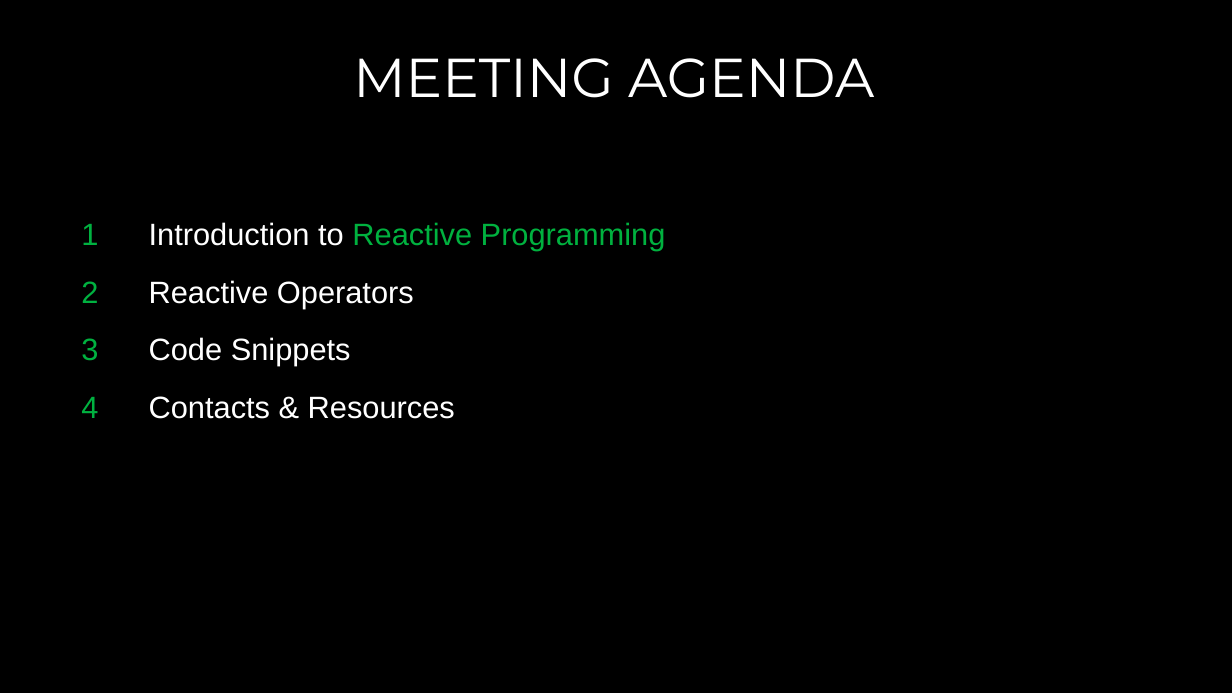
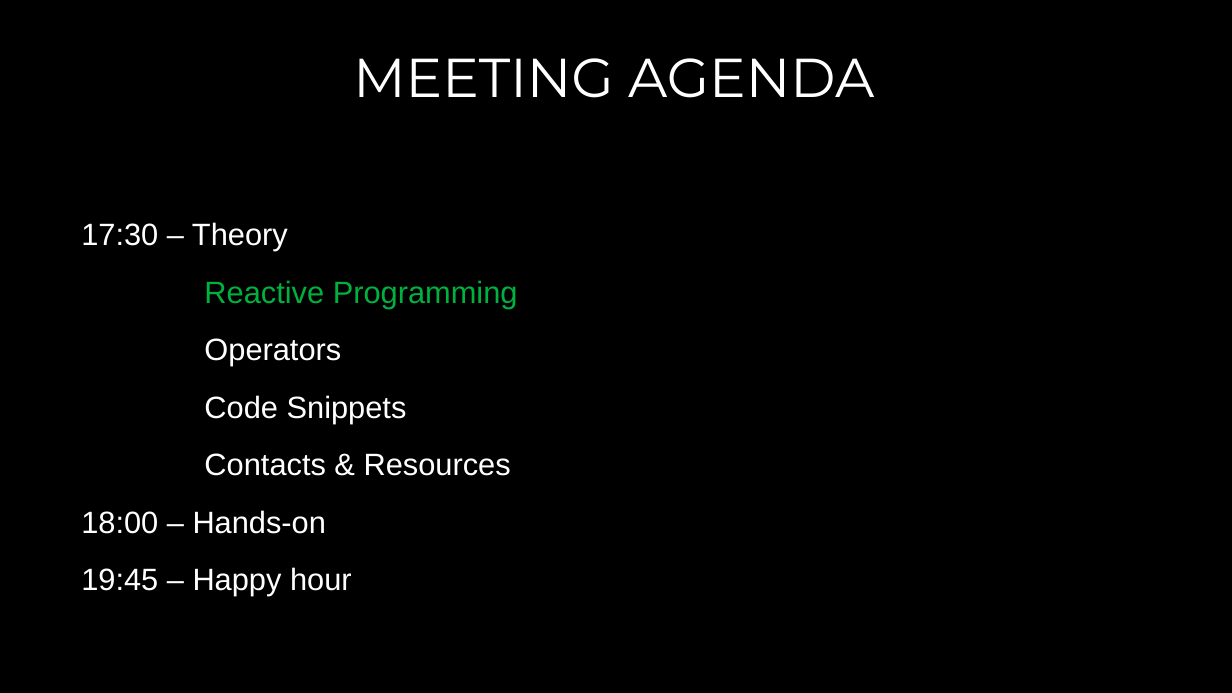
Before and after one commit to Garolla/LabCamp, a slide deck: slide 2 of RxSwift.pptx. Drawn at 1232x693 pixels with LibreOffice and Linux fonts; fonts in the diff are those of the drawing; background and template pictures are left out. Boxes give left, top, right and bottom in pixels: in the first picture for what was removed or moved away, otherwise in the second. Text is boxed around its words. In the diff, an @@ line names an element or a change of style, - is before the commit and + after.

```diff
--- a/RxSwift.pptx
+++ b/RxSwift.pptx
@@ text at bbox=[81, 222, 518, 366]: text changed @@
-1 Introduction to Reactive Programming
-2 Reactive Operators
+17:30 – Theory
+Reactive Programming
+Operators
@@ text at bbox=[204, 395, 511, 476]: bullet 1 to none @@
@@ text at bbox=[81, 510, 352, 596]: paragraphs added @@
+18:00 – Hands-on
+19:45 – Happy hour
```
Also in this commit, not shown: 1 other slide changed.
